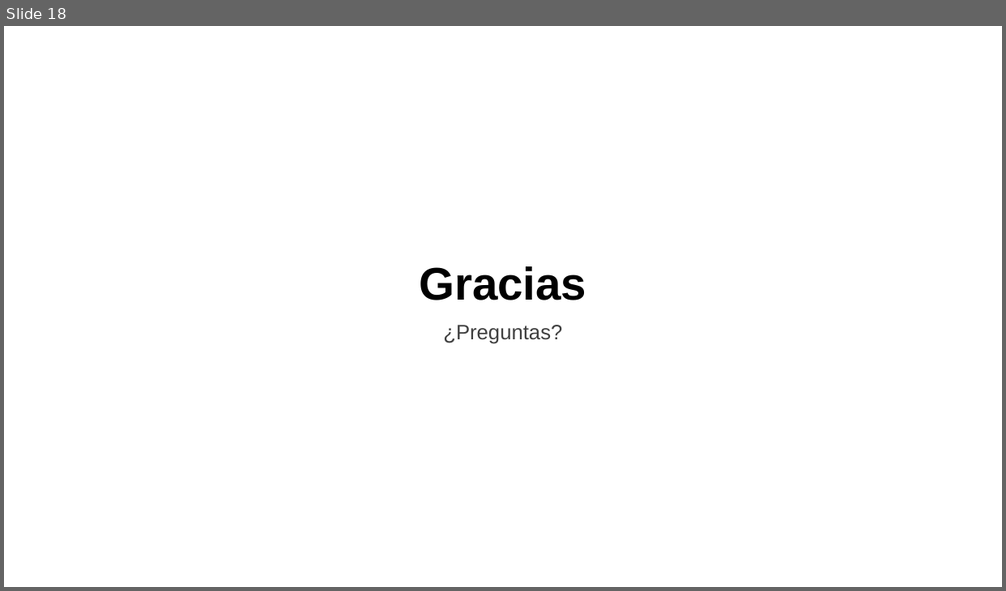
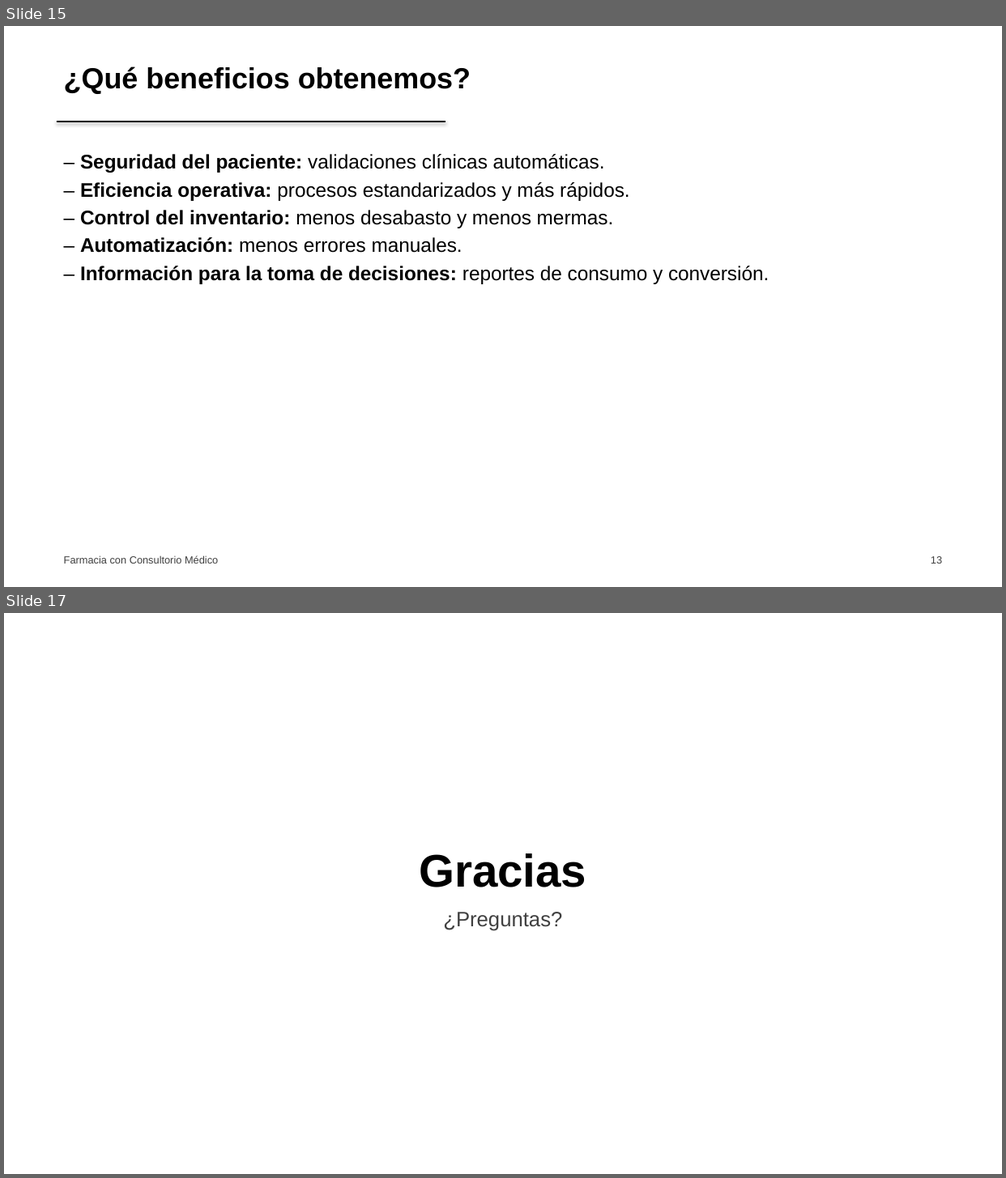
Before and after one commit to riosisraelg/proyecto-final-farmacia, a slide deck: docs/latex/slides/slides.pptx. Shown one above the other, each under a label of ours: slide 18 before the commit, slides 15 and 17 after it; the slides between them are not shown. The pictures are 1006x591 and 1006x1178 pixels, drawn with LibreOffice and Linux fonts; fonts in the diff are those of the drawing. Boxes give left, top, right and bottom in pixels: in the first picture for what was removed or moved away, otherwise in the second. Text is boxed around its words. In the diff, an @@ line names an element or a change of style, - is before the commit and + after.

Commit message:
feat(slides): reestructura al outline de 15 diapositivas de la exposición oral
- Secuencia: empresa, problemática, impacto, causa raíz, estrategia,
  solución (ER), gestión de datos, automatización, reglas de negocio,
  inventario, integración op/tec, estrategia integral, beneficios, conclusión
- Redacción de problemática, impacto y causa raíz según el caso real
- Portada con Integrantes/Materia/Profesor; evidencias como placeholders
- Mantiene estilo monocromático y logo solo en portada

```diff
--- a/docs/latex/slides/slides.pptx
+++ b/docs/latex/slides/slides.pptx
@@ slide 15 added at bbox=[4, 26, 1002, 587], background #FFFFFF @@
@@ text added at bbox=[64, 66, 471, 94], 28 pt, text #000000, bold @@
+¿Qué beneficios obtenemos?
@@ line added from (57, 122) to (445, 122), #000000 1.5 pt @@
@@ text added at bbox=[80, 154, 769, 284], 19 pt, text #000000 @@
+– Seguridad del paciente: validaciones clínicas automáticas.
+– Eficiencia operativa: procesos estandarizados y más rápidos.
+– Control del inventario: menos desabasto y menos mermas.
+– Automatización: menos errores manuales.
+– Información para la toma de decisiones: reportes de consumo y conversión.
@@ text added at bbox=[64, 556, 218, 564], 10 pt, text #404040 @@
+Farmacia con Consultorio Médico
@@ text added at bbox=[931, 557, 942, 564], 10 pt, text #404040 @@
+13
@@ what was slide 18 is now slide 17 @@
```
Also in this commit, not shown: 3 slides changed, 11 other slides added, 13 slides removed, 3 other files.
